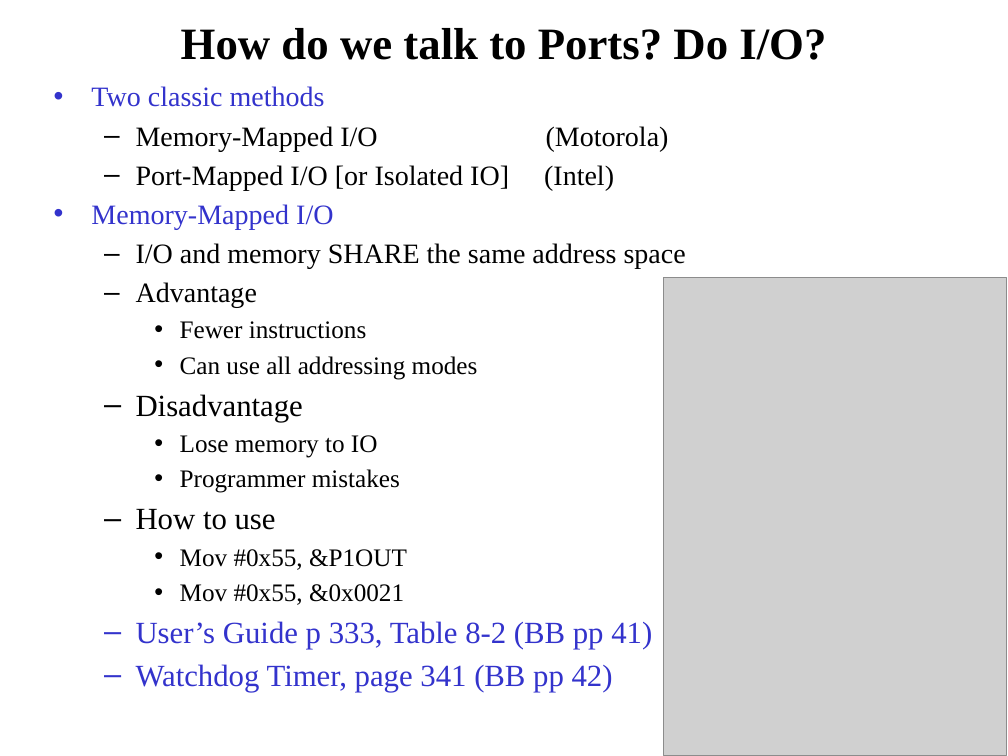
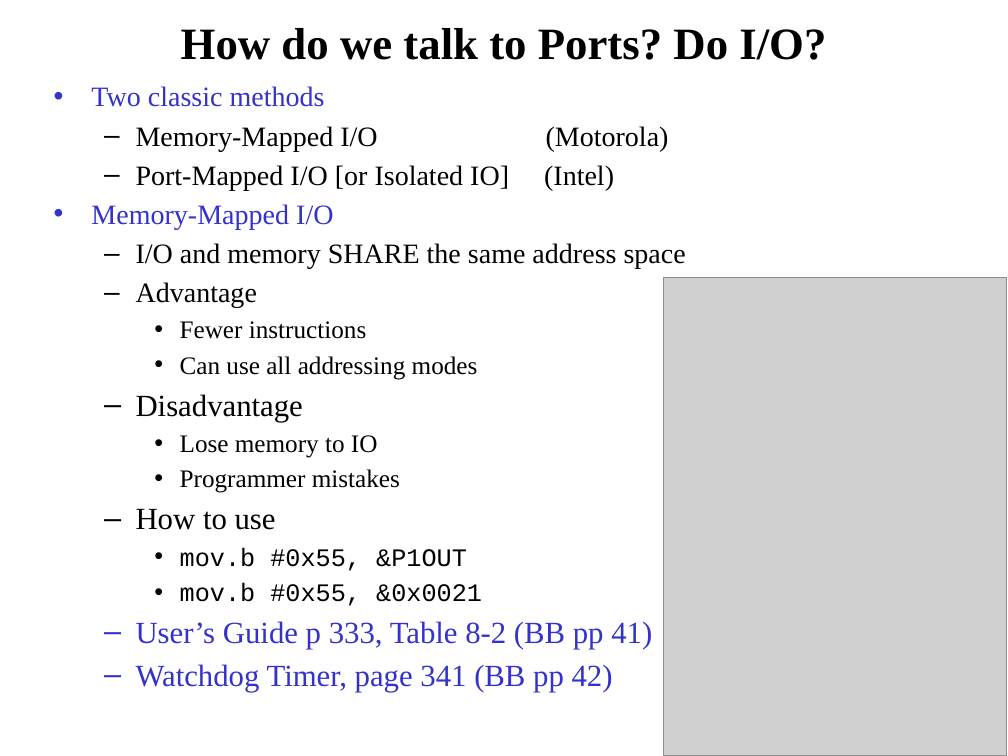
Before and after one commit to pw4rn3r/ECE382, a slide deck: slide 7 of notes/L13/Lsn13.pptx (slide 9 before the commit). Drawn at 1008x756 pixels with LibreOffice and Linux fonts; fonts in the diff are those of the drawing; grey boxes stand for pictures. Boxes give left, top, right and bottom in pixels: in the first picture for what was removed or moved away, otherwise in the second. Text is boxed around its words. In the diff, an @@ line names an element or a change of style, - is before the commit and + after.

```diff
--- a/notes/L13/Lsn13.pptx
+++ b/notes/L13/Lsn13.pptx
@@ text at [180, 547, 482, 606]: text changed; font Times New Roman to Courier New @@
-    • Mov #0x55, &P1OUT
-    • Mov #0x55, &0x0021
+    • mov.b #0x55, &P1OUT
+    • mov.b #0x55, &0x0021
```
Also in this commit, not shown: 2 other slides changed, 2 slides removed, 1 other file.
